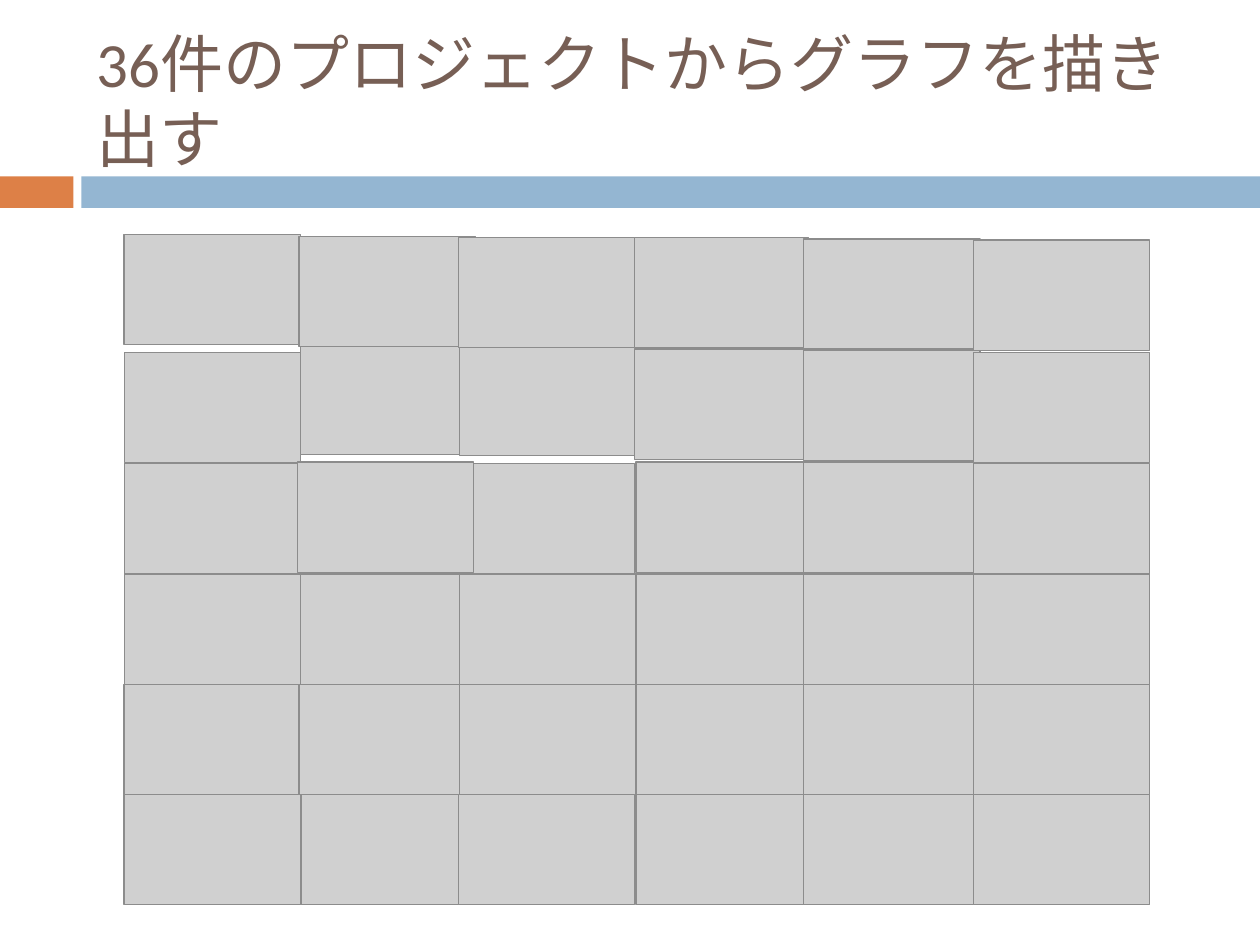
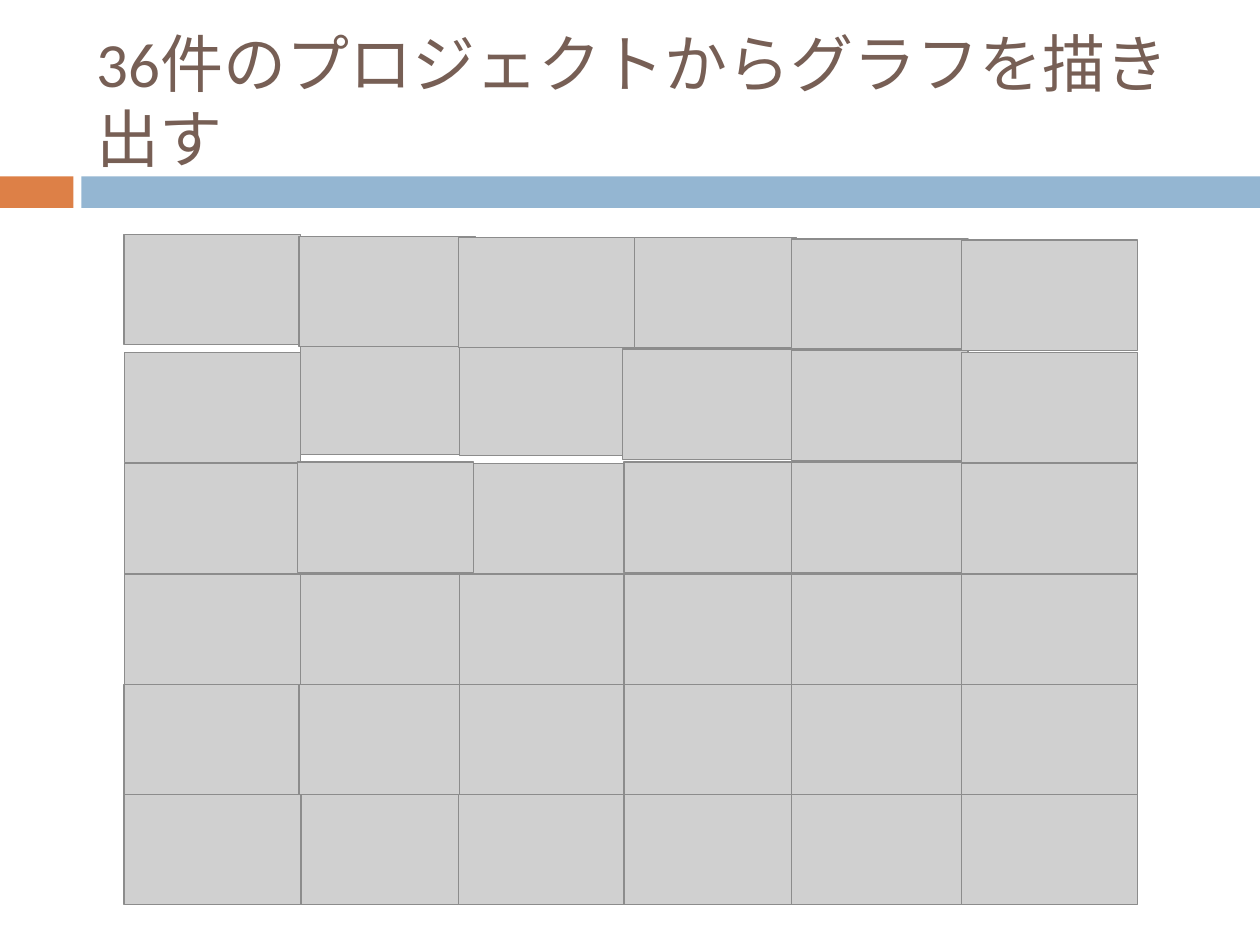
Before and after one commit to keimatsui/kadai, a slide deck: slide 15 of 卒業論文/2012/久保孝樹/最終発表/最終発表.pptx. Drawn at 1260x945 pixels with LibreOffice and Linux fonts; fonts in the diff are those of the drawing; grey boxes stand for pictures. Boxes give left, top, right and bottom in pixels: in the first picture for what was removed or moved away, otherwise in the second. Text is boxed around its words. In the diff, an @@ line names an element or a change of style, - is before the commit and + after.

```diff
--- a/卒業論文/2012/久保孝樹/最終発表/最終発表.pptx
+++ b/卒業論文/2012/久保孝樹/最終発表/最終発表.pptx
@@ 14 pictures: place and size @@
-14 pictures at bbox=[633, 237, 1150, 906]
+14 pictures at bbox=[620, 237, 1138, 906]
@@ 4 pictures: place and size @@
-4 pictures at bbox=[636, 462, 813, 906]
+4 pictures at bbox=[624, 462, 800, 906]
```
Also in this commit, not shown: 9 other slides changed.
